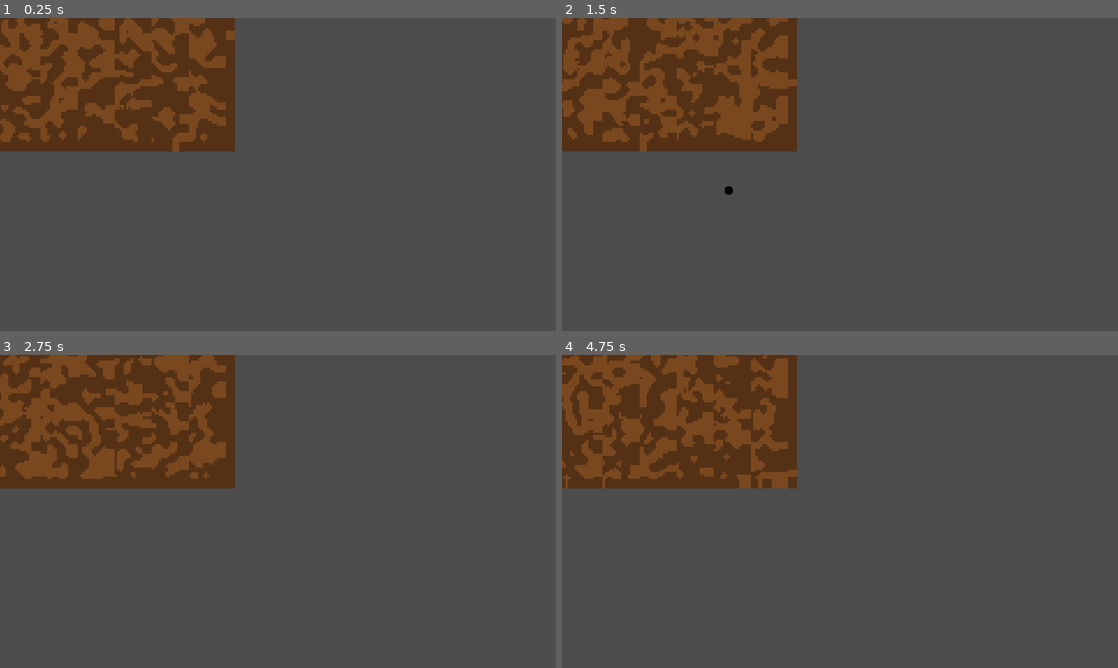
Above: before the commit, frames 1-4 (two rows, left to right).
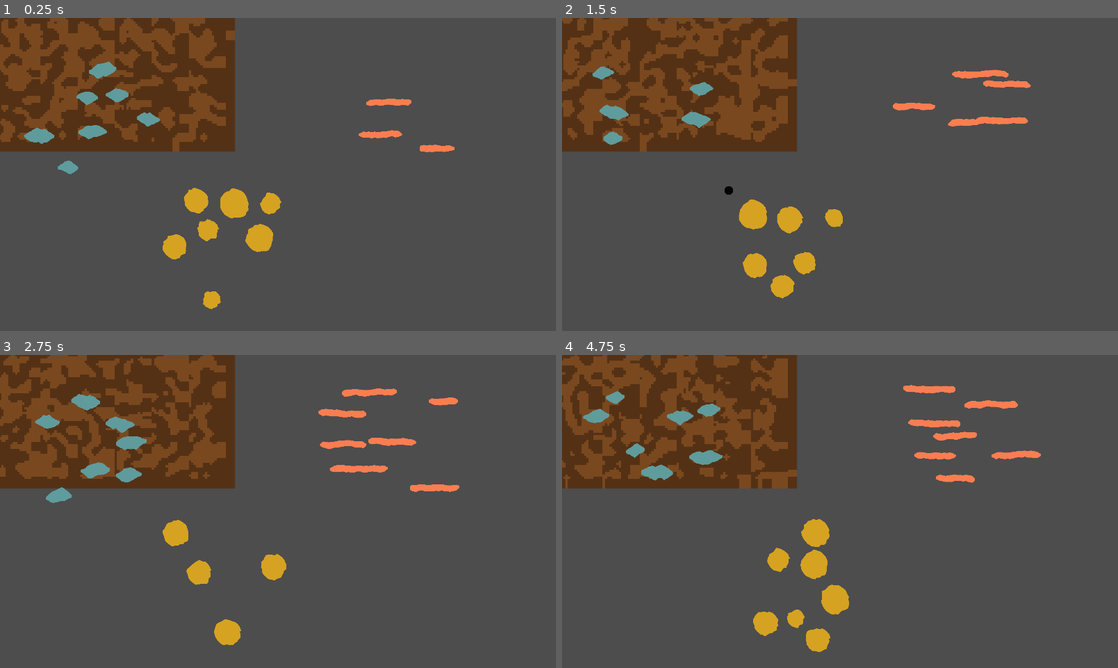
Above: after the commit, the same moments.

Repository: BrodeyYendall/MiningGameGodot
Game: Godot game, scene res://wall.tscn
The game is run twice, just before and just after one commit, with the same random seed, the same clock (stepped at 60 frames per second) and the same inputs.
Inputs (mouse positions are in pixels of both pictures, inside the frame that each line leads up to):
- Up to frame 1 (0.25 s): no input
- Up to frame 2 (1.5 s): tap Enter at 0.5 s; move the mouse to (962, 158) at 0.52 s; tap Space at 0.6, 0.77, 1.07 s; click (962, 158) at 0.67 s; move the mouse to (728, 190) at 1.27 s; tap Tab at 1.35 s; click (728, 190) at 1.42 s
- Up to frame 3 (2.75 s): tap Space at 1.52, 1.55, 1.82, 2.3 s; move the mouse to (333, 442) at 2.02 s; tap Enter at 2.1 s; click (333, 442) at 2.17 s
- Up to frame 4 (4.75 s): tap Space at 2.75, 2.85, 3.02, 3.32, 3.77, 3.8, 4.07, 4.52, 4.55 s; move the mouse to (812, 574) at 2.77 s; click (812, 574) at 2.92 s; move the mouse to (1006, 558) at 3.52 s; tap Tab at 3.6 s; click (1006, 558) at 3.67 s; move the mouse to (673, 464) at 4.27 s; tap Enter at 4.35 s; click (673, 464) at 4.42 s

The runs differ from the first frame. In frame 1, 3.2% of the frame differs, in the area x 4-82%, y 13-94%; in frame 2, 3.0%; in frame 3, 3.5%; in frame 4, 4.1%, in the area x 3-87%, y 9-95%.

Commit message:
Implemented three forms of ore generation

Diff:
--- /dev/null
+++ b/ball_ore.gd
@@ -0,0 +1,23 @@
+extends Area2D
+
+var ore_vertices: PackedVector2Array
+
+var VARIANCE = 4
+var MAX_VARIANCE = 8
+var SEGMENT_SIZE = 32
+
+func generate_ore(size: int):
+	ore_vertices = PackedVector2Array()
+	var offset = 0
+
+	for segment in range(SEGMENT_SIZE):
+		offset = randi_range(max(0, offset - VARIANCE), min(MAX_VARIANCE, offset + VARIANCE))
+
+		var angle = (PI * 2 / SEGMENT_SIZE) * segment
+		var x = offset + size * cos(angle)
+		var y = offset + size * sin(angle)
+		ore_vertices.append(Vector2(x, y))
+	$hitbox.polygon = ore_vertices
+
+func _draw():
+	draw_colored_polygon(ore_vertices, Color.GOLDENROD)
--- /dev/null
+++ b/ball_ore.tscn
@@ -0,0 +1,8 @@
+[gd_scene load_steps=2 format=3 uid="uid://bprmhfnjuybe6"]
+
+[ext_resource type="Script" path="res://ball_ore.gd" id="1_354ia"]
+
+[node name="ball_ore" type="Area2D"]
+script = ExtResource("1_354ia")
+
+[node name="hitbox" type="CollisionPolygon2D" parent="."]
--- /dev/null
+++ b/band_ore.gd
@@ -0,0 +1,16 @@
+extends NuggetOre
+
+func generate_ore(size: float):
+	generate_vertices_for_dir(Vector2(0, 0), Vector2(1, 0), size, Constants.BAND_ORE_CONFIG)
+
+
+func _draw():
+	var shortened_vertices = PackedVector2Array()
+
+	var bottom_copy = bottom_line.duplicate()
+	bottom_copy.reverse()
+
+	shortened_vertices.append_array(top_line)
+	shortened_vertices.append_array(bottom_copy)
+
+	draw_colored_polygon(shortened_vertices, Color.CORAL)
--- /dev/null
+++ b/band_ore.tscn
@@ -0,0 +1,8 @@
+[gd_scene load_steps=2 format=3 uid="uid://djtdx07gk00uo"]
+
+[ext_resource type="Script" path="res://band_ore.gd" id="1_nwaqo"]
+
+[node name="band_ore" type="Area2D"]
+script = ExtResource("1_nwaqo")
+
+[node name="hitbox" type="CollisionPolygon2D" parent="."]
--- a/constants.gd
+++ b/constants.gd
@@ -6,6 +6,13 @@
 const HOLE_SIZE = 15
 var CUTOUT_CRACK_CONFIG = CrackConfig.new(6, 12, 5, 3, 10, 0.04)
 var LARGE_CRACK_CONFIG = CrackConfig.new(10, 40, 15, 5, 1000)
+
+var CHUNK_ORE_CONFIG = CrackConfig.new(40, 50, 5, 5, 10, 0.0, 10)
+var BAND_ORE_CONFIG = CrackConfig.new(20, 24, 2, 2, 4, 0.0, 10)
+
+var NUGGET_CONFIG = OreChunkConfig.new(400, [30, 70], 80, 6, 4, preload("res://nugget_ore.tscn"))
+var BAND_CONFIG = OreChunkConfig.new(400, [100, 200], 80, 6, 4, preload("res://band_ore.tscn"))
+var BALL_CONFIG = OreChunkConfig.new(400, [30, 50], 100, 6, 4, preload("res://ball_ore.tscn"))
 
 
 class CrackConfig:
@@ -28,3 +35,19 @@
 		self.max_variance = max_variance
 		self.animation_delay = animation_delay
 		self.segment_size = segment_size
+
+class OreChunkConfig:
+	var width: int
+	var ore_width: Array[int]
+	var density: int
+	var max_ore: int
+	var max_fails: int
+	var ore_type: PackedScene
+
+	func _init(width: int, ore_width: Array[int], density: int, max_ore: int, max_fails: int, ore_type: PackedScene):
+		self.width = width
+		self.ore_width = ore_width
+		self.density = density
+		self.max_ore = max_ore
+		self.max_fails = max_fails
+		self.ore_type = ore_type
--- a/crack.gd
+++ b/crack.gd
@@ -42,7 +42,7 @@
 	perpendicular_direction = Vector2(-direction.y, direction.x).normalized()
 
 	var offset = randi_range(-config.crack_variance, config.crack_variance)
-	var crack_width = randi_range(-config.width_variance, config.width_variance)
+	var crack_width = randi_range(config.min_width, config.max_width)
 	var centre_position = start
 
 	var main_points = PackedVector2Array()
@@ -90,6 +90,7 @@
 	var bottom_copy = bottom_line.duplicate()
 	bottom_copy.reverse()
 	hitbox_vertices.append_array(bottom_copy)
+
 	$hitbox.set_polygon(hitbox_vertices)
 
 
--- /dev/null
+++ b/noise_test.gd
@@ -0,0 +1,64 @@
+extends Sprite2D
+
+
+# Called when the node enters the scene tree for the first time.
+func _ready():
+	var image = Image.create(Constants.SCREEN_WIDTH, Constants.SCREEN_HEIGHT, false, Image.FORMAT_RGBA8)
+
+	var map: Array = create_background_matrix(Constants.SCREEN_WIDTH, Constants.SCREEN_HEIGHT)
+
+	for x in range(Constants.SCREEN_WIDTH):
+		for y in range( Constants.SCREEN_HEIGHT):
+			map[y][x] = randi_range(0, 1)
+
+	for iteration in range(1):
+		var updated_map = map.duplicate(true)
+		for x in range(Constants.SCREEN_WIDTH):
+			for y in range(Constants.SCREEN_HEIGHT):
+				var sum = get_tile_sum(map, x, y, Constants.SCREEN_WIDTH, Constants.SCREEN_HEIGHT)
+
+				var atlasTarget: Vector2
+				if sum <= 4:
+					updated_map[y][x] = 0
+				else:
+					updated_map[y][x] = 1
+		map = updated_map
+
+	for x in range(Constants.SCREEN_WIDTH):
+		for y in range(Constants.SCREEN_HEIGHT):
+			var color: Color
+			if map[y][x] == 0:
+				color = Color.WHITE
+			else:
+				color = Color.BLACK
+			image.set_pixel(x, y, color)
+
+	texture = ImageTexture.create_from_image(image)
+
+func get_tile_sum(map:Array, x: int, y:int, width: int, height: int):
+	var sum = 0
+
+	for i in range(x - 1, x + 1):
+		for j in range(y - 1, y + 1):
+				if i < 0 or j < 0 or i >= width	or j >= height:
+					sum += 1
+				else:
+					sum += map[j][i]
+	return sum
+
+func create_background_matrix(width: int, height: int) -> Array:
+	var height_array = []
+	height_array.resize(height)
+
+	for i in range(height_array.size()):
+		var width_array = []
+		width_array.resize(width)
+
+		height_array[i] = width_array
+
+	return height_array
+
+func _input(event):
+	if event is InputEventKey and event.is_pressed():
+		if event.keycode == KEY_SPACE:
+			get_tree().reload_current_scene()
--- /dev/null
+++ b/noise_test.tscn
@@ -0,0 +1,7 @@
+[gd_scene load_steps=2 format=3 uid="uid://bnmb1d2g7r4at"]
+
+[ext_resource type="Script" path="res://noise_test.gd" id="1_p0ey4"]
+
+[node name="noise_test" type="Sprite2D"]
+scale = Vector2(2, 2)
+script = ExtResource("1_p0ey4")
--- /dev/null
+++ b/nugget_ore.gd
@@ -0,0 +1,66 @@
+extends Crack
+class_name NuggetOre
+
+var SMOOTH_SEGMENTS = 5
+var SMOOTH_INCREMENTS = 5
+var MIN_WIDTH = (SMOOTH_INCREMENTS * 2) + 1  # The min distance between the two lines before we end smoothing
+
+func generate_ore(size: float):
+	generate_vertices_for_dir(Vector2(0, 0), Vector2(1, 0), size, Constants.CHUNK_ORE_CONFIG)
+
+func generate_crack_line(start: Vector2, direction: Vector2, distance: float) -> Array[PackedVector2Array]:
+	var crack_lines = super.generate_crack_line(start, direction, distance)
+
+	var start_smooth = smooth_tip(crack_lines[0][0], crack_lines[1][0], Vector2(-1, 0))
+	start_smooth[0].reverse()
+	start_smooth[1].reverse()
+
+	var top_line = start_smooth[0]
+	var bottom_line = start_smooth[1]
+
+	top_line.append_array(crack_lines[0])
+	bottom_line.append_array(crack_lines[1])
+
+	var end_smooth = smooth_tip(top_line[-1], bottom_line[-1], Vector2(1, 0))
+	top_line.append_array(end_smooth[0])
+	bottom_line.append_array(end_smooth[1])
+
+	return [top_line, bottom_line]
+
+func smooth_tip(top: Vector2, bottom: Vector2, direction: Vector2):
+	var new_top_line = PackedVector2Array()
+	var new_bottom_line = PackedVector2Array()
+
+	var current_top = top
+	var current_bottom = bottom
+
+	while(abs(current_top.distance_to(current_bottom)) > MIN_WIDTH):
+		var forward_increment = SMOOTH_SEGMENTS * direction
+
+		current_top += randi_range(1, SMOOTH_INCREMENTS) * perpendicular_direction
+		current_bottom -= randi_range(1, SMOOTH_INCREMENTS) * perpendicular_direction
+
+		current_top += forward_increment
+		current_bottom += forward_increment
+
+		new_top_line.append(current_top)
+		new_bottom_line.append(current_bottom)
+
+	return [new_top_line, new_bottom_line]
+
+
+# Called when the node enters the scene tree for the first time.
+func _ready():
+	set_process(false)
+
+
+func _draw():
+	var shortened_vertices = PackedVector2Array()
+
+	var bottom_copy = bottom_line.duplicate()
+	bottom_copy.reverse()
+
+	shortened_vertices.append_array(top_line)
+	shortened_vertices.append_array(bottom_copy)
+
+	draw_colored_polygon(shortened_vertices, Color.CADET_BLUE)
--- /dev/null
+++ b/nugget_ore.tscn
@@ -0,0 +1,8 @@
+[gd_scene load_steps=2 format=3 uid="uid://chu6143dbpe8s"]
+
+[ext_resource type="Script" path="res://nugget_ore.gd" id="1_bno1g"]
+
+[node name="nugget_ore" type="Area2D"]
+script = ExtResource("1_bno1g")
+
+[node name="hitbox" type="CollisionPolygon2D" parent="."]
--- /dev/null
+++ b/ore_chunk.gd
@@ -0,0 +1,24 @@
+extends Node2D
+class_name OreChunk
+
+var ores = []
+
+func generate_with_config(config: Constants.OreChunkConfig):
+	var fail_count = 0
+	while ores.size() <= config.max_ore and fail_count <= config.max_fails:
+		var rand_position = Vector2(randi_range(0, config.width), randi_range(0, config.width))
+		var conflicting_position = false
+
+		for existing_ore in ores:
+			if existing_ore.position.distance_to(rand_position) < config.density:
+				conflicting_position = true
+				break
+
+		if conflicting_position:
+			fail_count += 1
+		else:
+			var ore = config.ore_type.instantiate()
+			ore.generate_ore(randi_range(config.ore_width[0], config.ore_width[1]))
+			ore.position = rand_position
+			ores.append(ore)
+			add_child(ore)
--- /dev/null
+++ b/ore_chunk.tscn
@@ -0,0 +1,6 @@
+[gd_scene load_steps=2 format=3 uid="uid://bawhud0o6aqoc"]
+
+[ext_resource type="Script" path="res://ore_chunk.gd" id="1_ja2bh"]
+
+[node name="ore_chunk" type="Node2D"]
+script = ExtResource("1_ja2bh")
--- a/polygon_tester.gd
+++ b/polygon_tester.gd
@@ -1,17 +1,41 @@
 extends Node2D
 
 var iteration = 0
-var vertices = [Vector2(1002, 403), Vector2(1004.103, 382.1056), Vector2(1151, 418), Vector2(1153.104, 397.1056)]
+var vertices = [Vector2(590, 609), Vector2(595, 604), Vector2(600, 602), Vector2(605, 598), Vector2(610, 594), Vector2(620, 591), Vector2(630, 596), Vector2(640, 594), Vector2(650, 595), Vector2(660, 596), Vector2(670, 591), Vector2(680, 593), Vector2(685, 595), Vector2(690, 599), Vector2(695, 604), Vector2(700, 608), Vector2(705, 611), Vector2(705, 619), Vector2(700, 624), Vector2(695, 628), Vector2(690, 633), Vector2(685, 637), Vector2(680, 638), Vector2(670, 634), Vector2(660, 641), Vector2(650, 640), Vector2(640, 639), Vector2(630, 641), Vector2(620, 631), Vector2(610, 636), Vector2(605, 633), Vector2(600, 628), Vector2(595, 624), Vector2(590, 619)]
 var alt_vertices = []
+var already_existed = {}
+
+func _ready():
+	var min_vertex = vertices[0]
+	for vertex in vertices:
+		if vertex.x < min_vertex.x:
+			min_vertex.x = vertex.x
+		if vertex.y < min_vertex.y:
+			min_vertex.y = vertex.y
+
+	min_vertex -= Vector2(10, 10)  # Give a little buffer
+	var updated_vertices = []
+	for vertex in vertices:
+		updated_vertices.append(vertex - min_vertex)
+	vertices = updated_vertices
 
 func _draw():
-	draw_circle(vertices[0], 2, Color.WHITE)
+	draw_point(vertices[0])
 	for i in range(1, iteration):
-		draw_circle(vertices[i], 2, Color.WHITE)
+		draw_point(vertices[i])
 		draw_line(vertices[i - 1], vertices[i], Color.GREEN, 1)
 
 	for point in alt_vertices:
 		draw_circle(point, 2, Color.BLUE)
+
+	already_existed = {}
+
+func draw_point(point: Vector2):
+	if point in already_existed:
+		draw_circle(point, 2, Color.YELLOW)
+	else:
+		already_existed[point] = true
+		draw_circle(point, 2, Color.WHITE)
 
 func _input(event):
 	if event is InputEventKey and event.is_pressed():
--- a/polygon_tester.tscn
+++ b/polygon_tester.tscn
@@ -2,5 +2,8 @@
 
 [ext_resource type="Script" path="res://polygon_tester.gd" id="1_nrc07"]
 
-[node name="polygon_tester" type="Node2D"]
+[node name="Node2D" type="Node2D"]
+
+[node name="polygon_tester" type="Node2D" parent="."]
+scale = Vector2(8, 8)
 script = ExtResource("1_nrc07")
--- a/wall.gd
+++ b/wall.gd
@@ -8,6 +8,7 @@
 
 var hole_scene = preload("res://hole.tscn")
 var crack_scene = preload("res://crack.tscn")
+var ore_chunk_scene = preload("res://ore_chunk.tscn")
 
 var cracks = {}
 var holes = []  # Stores references to actual hole instances. Vital for crack ray casting
@@ -15,13 +16,21 @@
 
 func _ready():
 	generate_background.emit(randi())
-	#create_point(Vector2(600, 600))
-	#create_point(Vector2(900, 600))
-	#create_point(Vector2(750, 700))
 
-	#create_point(Vector2(789, 488))
-	#create_point(Vector2(794, 664))
-	#create_point(Vector2(846, 483))
+	var ore = ore_chunk_scene.instantiate()
+	ore.generate_with_config(Constants.BALL_CONFIG)
+	ore.position = Vector2(600, 600)
+	$crack_holder.add_child(ore)
+
+	ore = ore_chunk_scene.instantiate()
+	ore.generate_with_config(Constants.NUGGET_CONFIG)
+	ore.position = Vector2(100, 100)
+	$crack_holder.add_child(ore)
+
+	ore = ore_chunk_scene.instantiate()
+	ore.generate_with_config(Constants.BAND_CONFIG)
+	ore.position = Vector2(1100, 100)
+	$crack_holder.add_child(ore)
 
 
 func _input(event):
@@ -38,8 +47,6 @@
 
 
 func create_point(position: Vector2):
-	print(position)
-
 	pathfinder.add_point(holes.size(), position)
 	#raycast_around_point(position)
 
--- a/wall.tscn
+++ b/wall.tscn
@@ -37,7 +37,6 @@
 script = ExtResource("4_4b11k")
 
 [node name="cutout_holder" type="Node2D" parent="cutout_queue"]
-modulate = Color(1, 1, 1, 0.968627)
 
 [node name="falling_cutout_holder" type="Node2D" parent="cutout_queue"]
 
